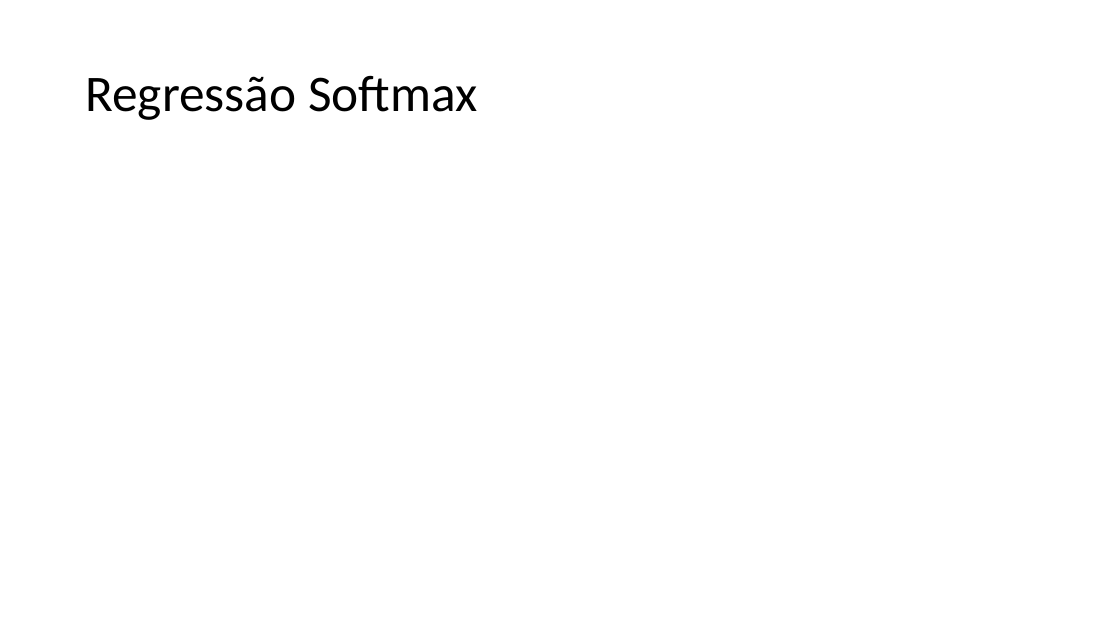
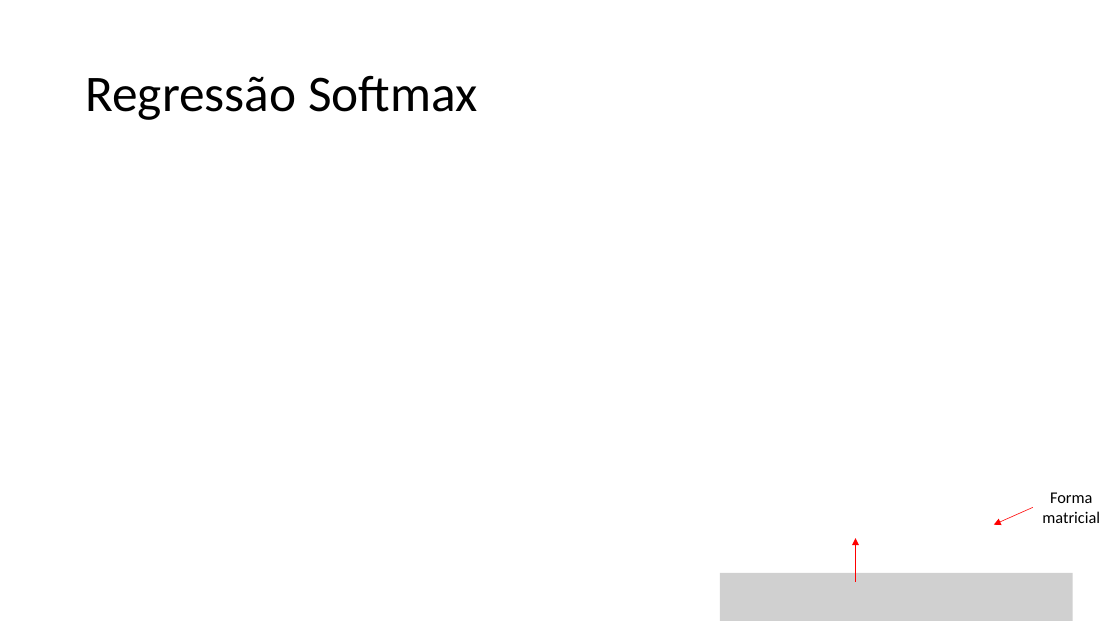
Before and after one commit to zz4fap/t320_aprendizado_de_maquina, a slide deck: slide 12 of slides/T320_Classificação (Parte IV).pptx. Drawn at 1120x630 pixels with LibreOffice and Linux fonts; fonts in the diff are those of the drawing; grey boxes stand for pictures. Boxes give left, top, right and bottom in pixels: in the first picture for what was removed or moved away, otherwise in the second. Text is boxed around its words. In the diff, an @@ line names an element or a change of style, - is before the commit and + after.

```diff
--- a/slides/T320_Classificação (Parte IV).pptx
+++ b/slides/T320_Classificação (Parte IV).pptx
@@ arrow added from (1033, 507) to (994, 525), #FF0000 0.5 pt @@
@@ text added at [1042,492,1100,523], 14 pt, text #000000 @@
+Forma matricial
@@ arrow added from (855, 581) to (855, 539), #FF0000 0.5 pt @@
@@ picture added at [720,573,1073,621] @@
```
Also in this commit, not shown: 1 other slide changed, 1 other file.
